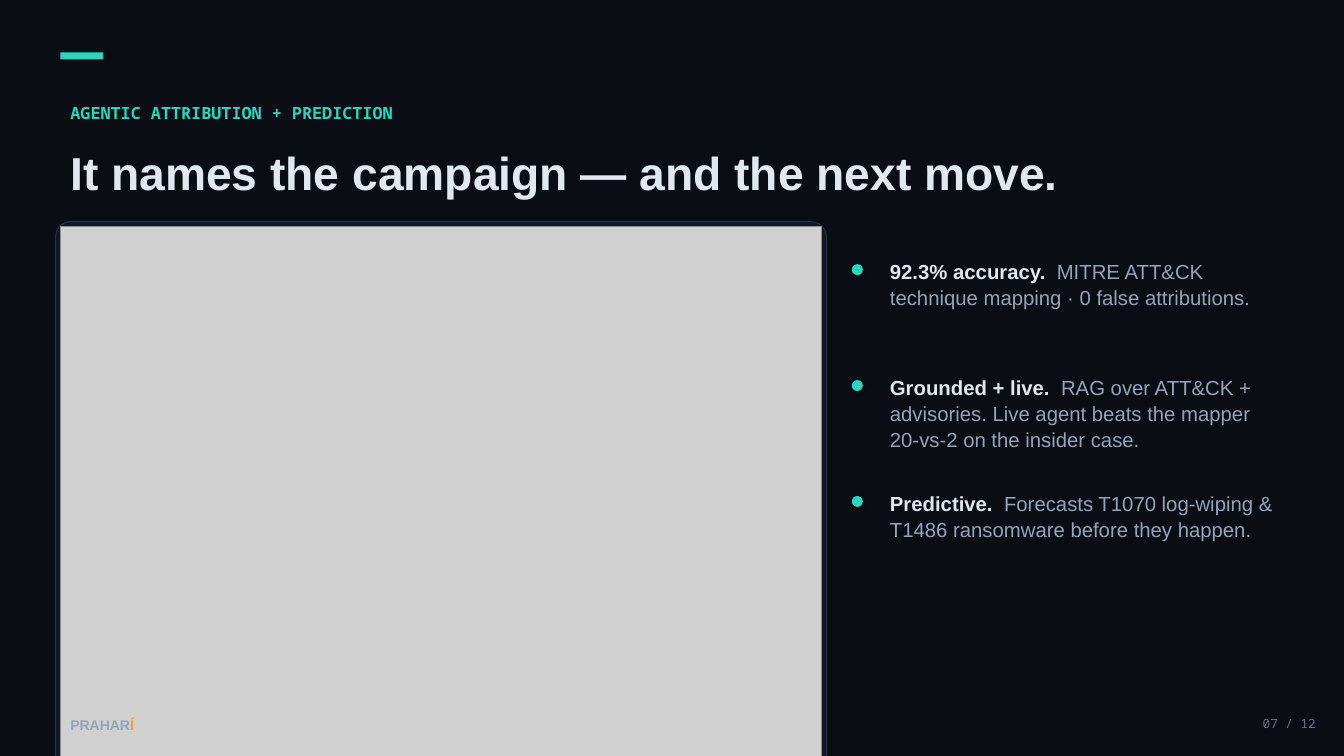
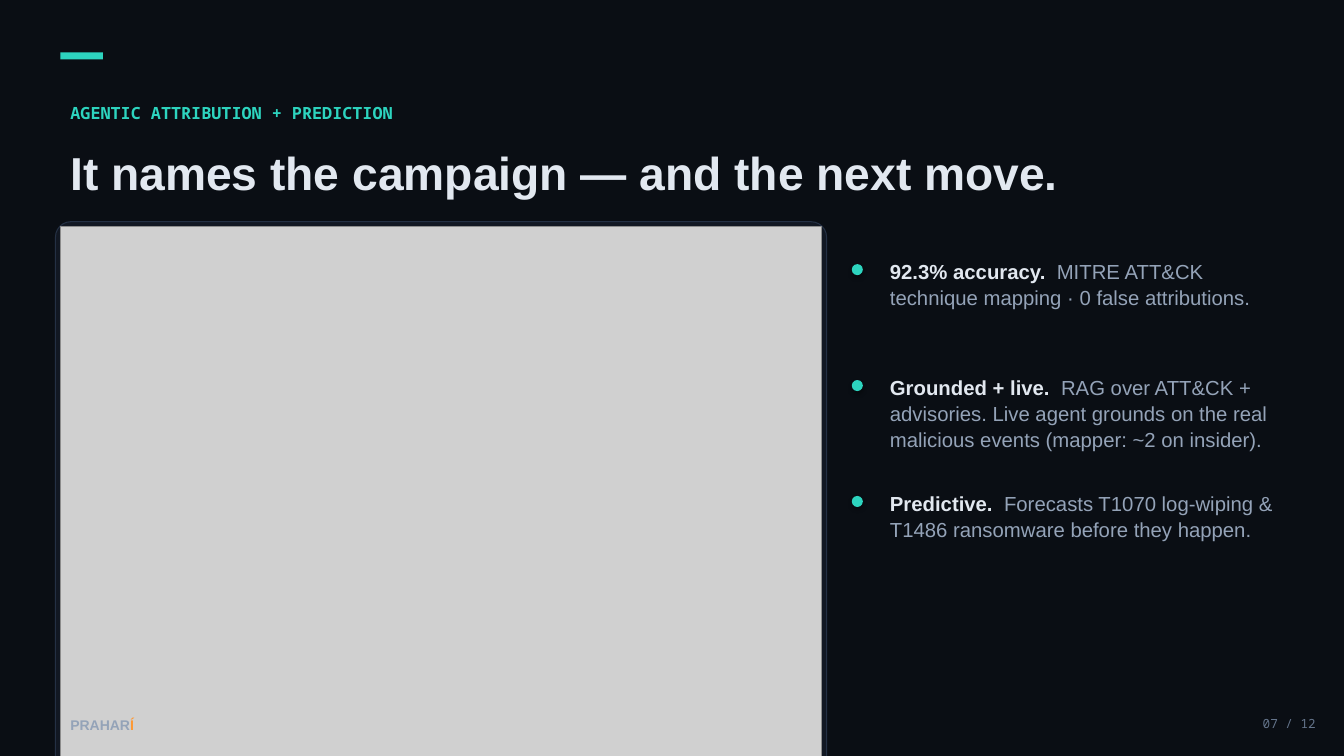
Before and after one commit to Kartik-99999/prahari, a slide deck: slide 7 of docs/PRAHARI_Pitch_Deck.pptx. Drawn at 1344x756 pixels with LibreOffice and Linux fonts; fonts in the diff are those of the drawing; grey boxes stand for pictures. Boxes give left, top, right and bottom in pixels: in the first picture for what was removed or moved away, otherwise in the second. Text is boxed around its words. In the diff, an @@ line names an element or a change of style, - is before the commit and + after.

```diff
--- a/docs/PRAHARI_Pitch_Deck.pptx
+++ b/docs/PRAHARI_Pitch_Deck.pptx
@@ text at [890, 380, 1267, 451]: text changed @@
-Grounded + live. RAG over ATT&CK + advisories. Live agent beats the mapper 20-vs-2 on the insider case.
+Grounded + live. RAG over ATT&CK + advisories. Live agent grounds on the real malicious events (mapper: ~2 on insider).
```
Also in this commit, not shown: 1 other slide changed, 15 other files.
